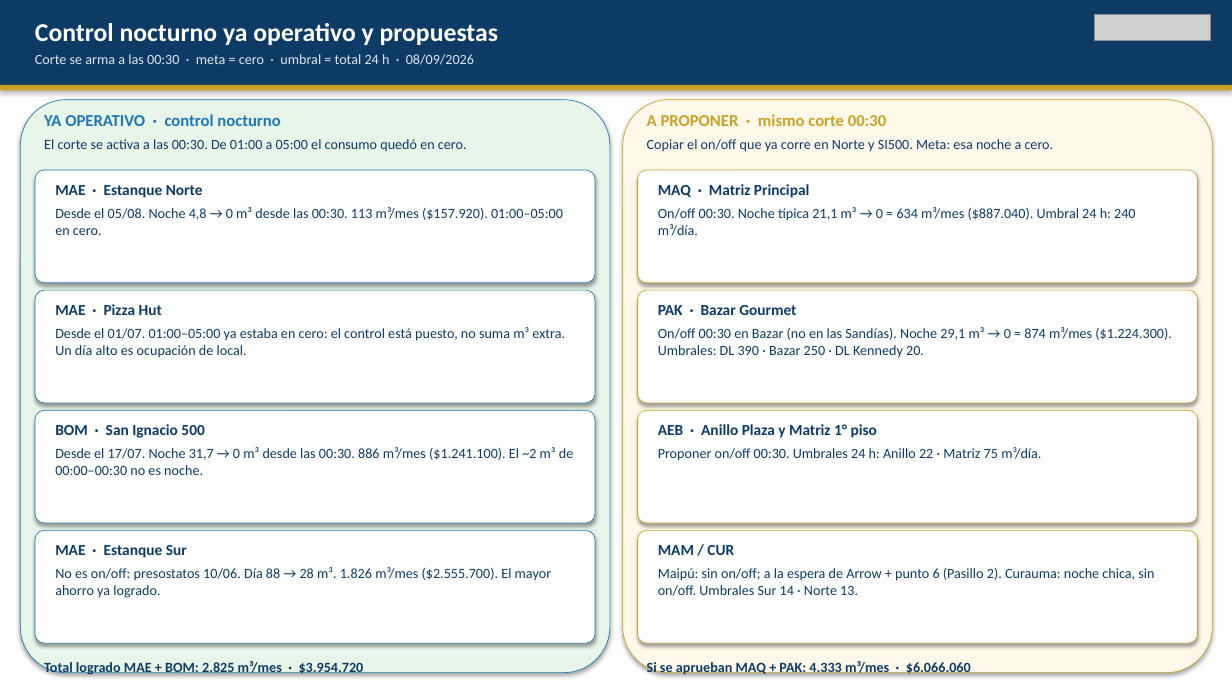
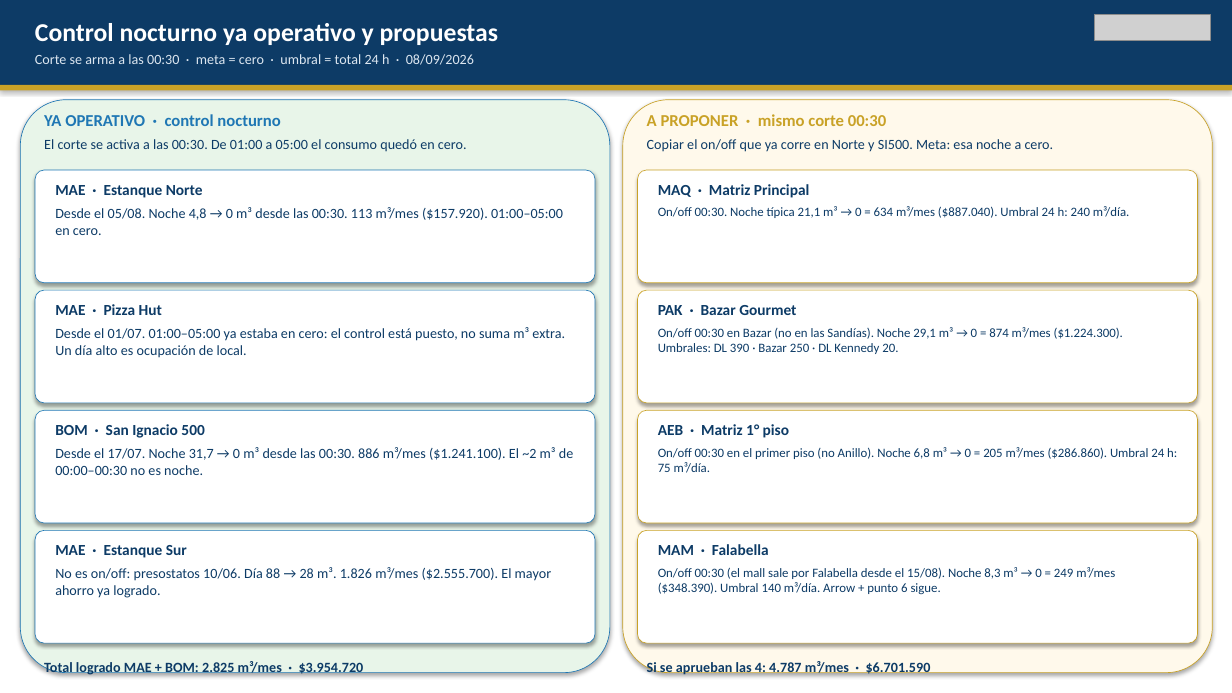
Before and after one commit to anibaloperacionesWes/wes-scripts, a slide deck: slide 11 of reports/Parque_Arauco/CONSOLIDADO/Consolidado_PA_7malls_20260908.pptx. Drawn at 1232x693 pixels with LibreOffice and Linux fonts; fonts in the diff are those of the drawing; grey boxes stand for pictures. Boxes give left, top, right and bottom in pixels: in the first picture for what was removed or moved away, otherwise in the second. Text is boxed around its words. In the diff, an @@ line names an element or a change of style, - is before the commit and + after.

```diff
--- a/reports/Parque_Arauco/CONSOLIDADO/Consolidado_PA_7malls_20260908.pptx
+++ b/reports/Parque_Arauco/CONSOLIDADO/Consolidado_PA_7malls_20260908.pptx
@@ text "On/off 00:30. Noche típica 21,1 ..." at [658, 206, 1129, 218]: size 11 to 10 pt @@
@@ text "On/off 00:30 en Bazar (no ..." at [658, 327, 1123, 354]: size 11 to 10 pt @@
@@ text at [658, 424, 789, 438]: text changed @@
-AEB · Anillo Plaza y Matriz 1° piso
+AEB · Matriz 1° piso
@@ text at [658, 447, 1177, 473]: text changed; size 11 to 10 pt @@
-Proponer on/off 00:30. Umbrales 24 h: Anillo 22 · Matriz 75 m³/día.
+On/off 00:30 en el primer piso (no Anillo). Noche 6,8 m³ → 0 = 205 m³/mes ($286.860). Umbral 24 h: 75 m³/día.
@@ text at [658, 544, 769, 555]: text changed @@
-MAM / CUR
+MAM · Falabella
@@ text at [658, 567, 1115, 594]: text changed; size 11 to 10 pt @@
-Maipú: sin on/off; a la espera de Arrow + punto 6 (Pasillo 2). Curauma: noche chica, sin on/off. Umbrales Sur 14 · Norte 13.
+On/off 00:30 (el mall sale por Falabella desde el 15/08). Noche 8,3 m³ → 0 = 249 m³/mes ($348.390). Umbral 140 m³/día. Arrow + punto 6 sigue.
@@ text at [647, 660, 931, 676]: text changed @@
-Si se aprueban MAQ + PAK: 4.333 m³/mes · $6.066.060
+Si se aprueban las 4: 4.787 m³/mes · $6.701.590
```
Also in this commit, not shown: 2 other files.
